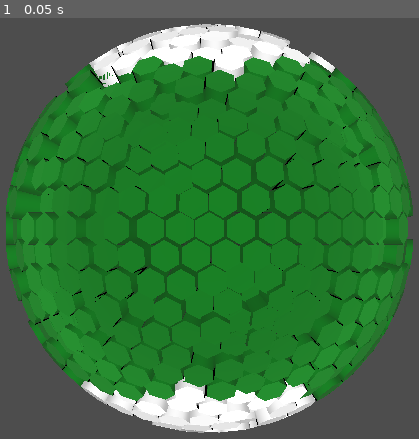
Above: before the commit, frame 1.
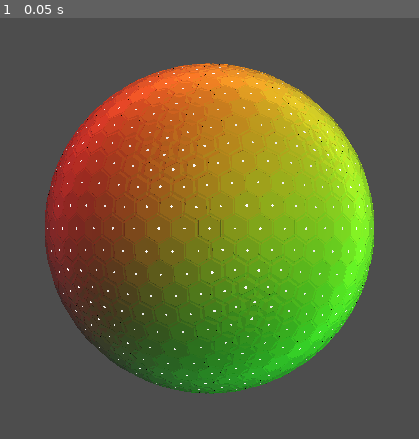
Above: after the commit, the same moment.

Repository: martinbriands/SummerGameJam-25
Game: Godot game, scene res://scenes/3DTestScene.tscn
Two runs of this game, one before a commit and one after it. Both use one fixed random seed, a clock stepped at 60 frames per second and the inputs below.
Inputs:
- Up to frame 1 (0.05 s): no input

The runs differ from the first frame. In frame 1, 72% of the frame differs, in the area x 1-99%, y 1-99%.

Commit message:
mapped texture

Diff:
--- a/scripts/hexagon.gd
+++ b/scripts/hexagon.gd
@@ -3,6 +3,22 @@
 class_name Hexagon
 #func _ready() -> void:
 
+var parent_position: Vector3
+
+func set_hexagon(parent: Node3D, pos: Vector3):
+    position = pos
+    look_at(parent.position)
+
+    parent_position = parent.position
+
+func apply_bounds(bounds_x: Vector2, bounds_y: Vector2):
+    var x_span = (bounds_x.y - bounds_x.x) / 2
+    var y_span = (bounds_y.y - bounds_y.x) / 2
+    var map_position = Vector2(position.x + x_span, position.y + y_span)
+
+    set_color(Color(map_position.y, map_position.x, 0, 1))
+
+
 
 func set_color(color: Color):
     var mesh = $Mesh as MeshInstance3D
--- a/scripts/icosphere.gd
+++ b/scripts/icosphere.gd
@@ -2,19 +2,37 @@
 
 @export var Plate : PackedScene
 
+var hexagons: Array[Hexagon]
+
+var bounds_x: Vector2 = Vector2(-0.5, 0.5)
+var bounds_y: Vector2 = Vector2(-0.5, 0.5)
+
 func _ready():
-    print("ready")
+
+    var max = 0
+    var min = 0
 
     for face in mesh.get_faces():
-        var b = Plate.instantiate() as Node3D
-        add_child(b)
-        b.position = face
-        b.look_at(position)
-        b.position += randi_range(0, 6) * (b.position - position).normalized() / 50
+        var hexagon = Plate.instantiate() as Node3D
+        add_child(hexagon)
+        #b.position = face
+        #b.look_at(position)
+        #b.position += randi_range(0, 6) * (b.position - position).normalized() / 50
 
         #print(b.position.y)
 
-        if (b.position.y > 0.5) or (b.position.y < -0.5):
-            print("we should change color")
-            var s = b as Hexagon
-            s.set_color(Color(1,1,1,1))
+        hexagon.set_hexagon(self, face)
+        hexagon.apply_bounds(bounds_x, bounds_y)
+
+        hexagons.append(hexagon)
+
+        max = max(face.y, max)
+        min = min(face.y, min)
+
+        #if (b.position.y > 0.5) or (b.position.y < -0.5):
+            #print("we should change color")
+            #var s = b as Hexagon
+            #s.set_color(Color(1,1,1,1))
+
+    print(max)
+    print(min)
